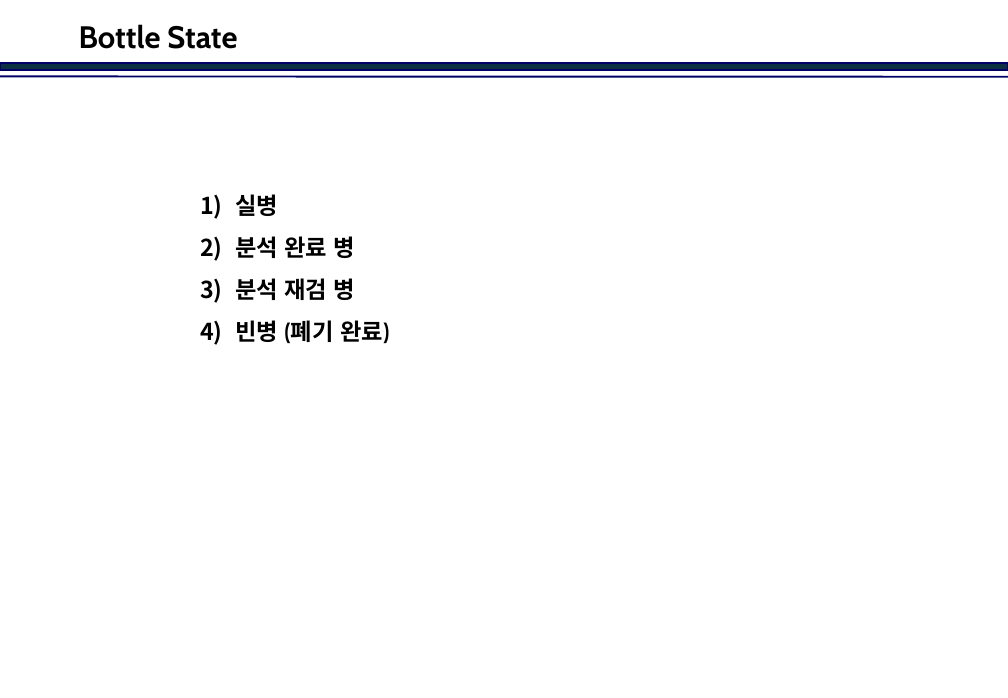
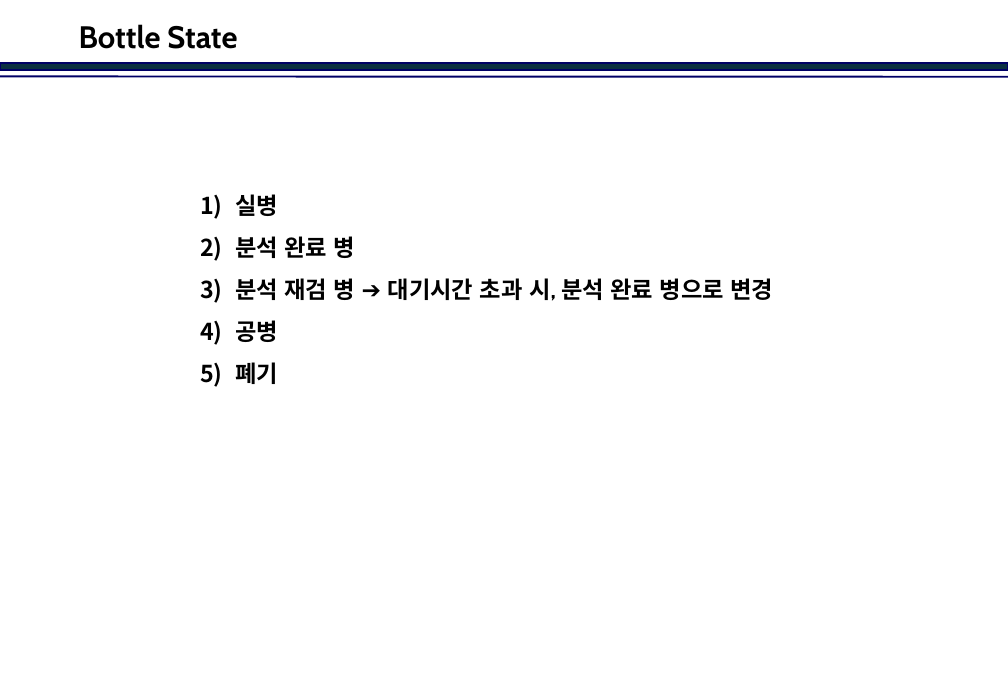
Before and after one commit to jinkabpark/SamickThk_Analysis, a slide deck: slide 2 of 허종원/Travel Scenario.pptx. Drawn at 1008x698 pixels with LibreOffice and Linux fonts; fonts in the diff are those of the drawing; background and template pictures are left out. Boxes give left, top, right and bottom in pixels: in the first picture for what was removed or moved away, otherwise in the second. Text is boxed around its words. In the diff, an @@ line names an element or a change of style, - is before the commit and + after.

```diff
--- a/허종원/Travel Scenario.pptx
+++ b/허종원/Travel Scenario.pptx
@@ text at <box>235,278,773,384</box>: text changed @@
-3) 분석 재검 병
-4) 빈병 (폐기 완료)
+3) 분석 재검 병 ➔ 대기시간 초과 시, 분석 완료 병으로 변경
+4) 공병
+5) 폐기
```
Also in this commit, not shown: 17 other slides changed, 2 slides added, 1 slide removed.
